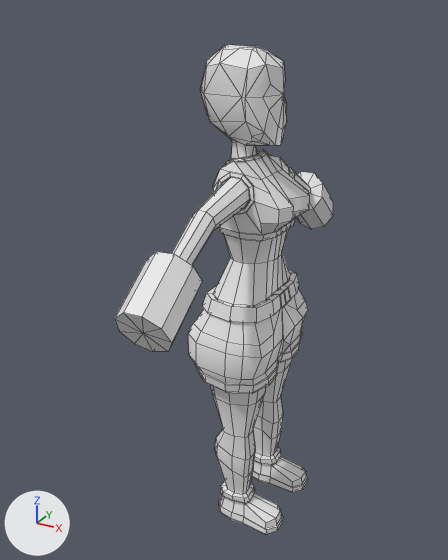
The Blender file models/Chica/chica.blend, before and after one commit.
Camera for both pictures: a 50 mm lens placed at (6.06, -12.76, 12.82), pointed at (-0.86, -0.18, 6.53). The axes (+X, +Y, +Z) are drawn at lower left. The lights are the same throughout. Mesh edges are drawn as thin lines.

Script lines for the objects in view, before the commit:
```python
mat_material = principled_material('Material')
mat_material.base_color = (0.8, 0.8, 0.8)  # white #e7e7e7
mat_material.roughness = 0.4
me_cube = bpy.data.meshes.new('Cube')
me_cube.from_pydata(...)  # 508 vertices, 501 faces, 1 loose edge; spans x -3.2..2.5, y -9.4..0.1, z -1.0..23.1
me_cube.polygons.foreach_set('use_smooth', [True] * 501)
me_cube.materials.append(mat_material)  # white #e7e7e7
ob_cube = bpy.data.objects.new('Cube', me_cube)
ob_cube.location = (0.0, 0.0, 0.5)
ob_cube.scale = (0.5, 0.5, 0.5)
_m = ob_cube.modifiers.new('Mirror', 'MIRROR')
_m.use_axis = (False, True, False)
_m.use_clip = True
_m.merge_threshold = 0.303
```
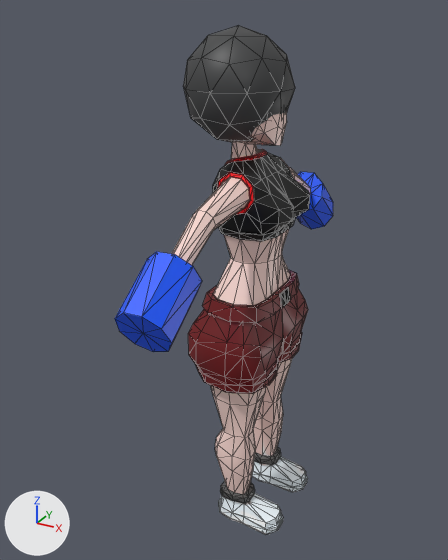
The change, as a list of edits to the scene's bpy script:
```text
Add img_casco:
    img_casco = load_image('Casco', 'Casco.png', 512, 512, 'sRGB')
Add img_untitled:
    img_untitled = load_image('Untitled', 'texturachica.png', 512, 512, 'sRGB')
Change mat_material:
    remove mat_material.base_color = (0.8, 0.8, 0.8)  # white #e7e7e7
    add mat_material.texture = img_untitled
Add mat_material_001:
    mat_material_001 = principled_material('Material.001')
    mat_material_001.texture = img_casco
Change me_cube:
    used by ob_cube; location = (0.0, 0.0, 0.5); scale = (0.5, 0.5, 0.5)
    remove me_cube.from_pydata(...)  # 508 vertices, 501 faces, 1 loose edge; spans x -3.2..2.5, y -9.4..0.1, z -1.0..23.1
    add me_cube.from_pydata(...)  # 990 vertices, 1975 faces; spans x -3.6..2.5, y -9.4..9.4, z -1.0..23.9
    me_cube part 1: a new loose piece, an icosphere of 80 faces spanning x -3.6..1.2, y -2.5..2.5, z 18.9..23.9, in mat_material_001 (picture img_casco)
    me_cube part 2: 34 vertices removed from x -1.7..1.6, y -0.5..0.1, z 7.8..19.0; 474 vertices added at x -2.5..2.5, y -0.5..9.4, z -1.0..23.1
    me_cube part 3: 46 kept faces spanning x -3.2..1.8, y -9.4..0.0, z 9.3..23.1 get new texture (UV) coordinates
    add me_cube.materials.append(mat_material_001)  # picture img_casco
Change ob_cube:
    remove _m = ob_cube.modifiers.new('Mirror', 'MIRROR')
    remove _m.use_axis = (False, True, False)
    remove _m.use_clip = True
    remove _m.merge_threshold = 0.303
```

Pixel boxes (x1, y1, x2, y2) of what changed, in the pictures (448 x 560 px):
'Cube', surface changed, reshaped, modifiers changed: before (115, 45, 333, 534); after (115, 26, 333, 534)
part 1 of me_cube, added: after (183, 26, 295, 142)
part 2 of me_cube, built on: before (214, 125, 310, 362); after (236, 111, 333, 492)
part 3 of me_cube, surface changed (grey to blue): before (115, 46, 295, 352); after (115, 113, 284, 352)
